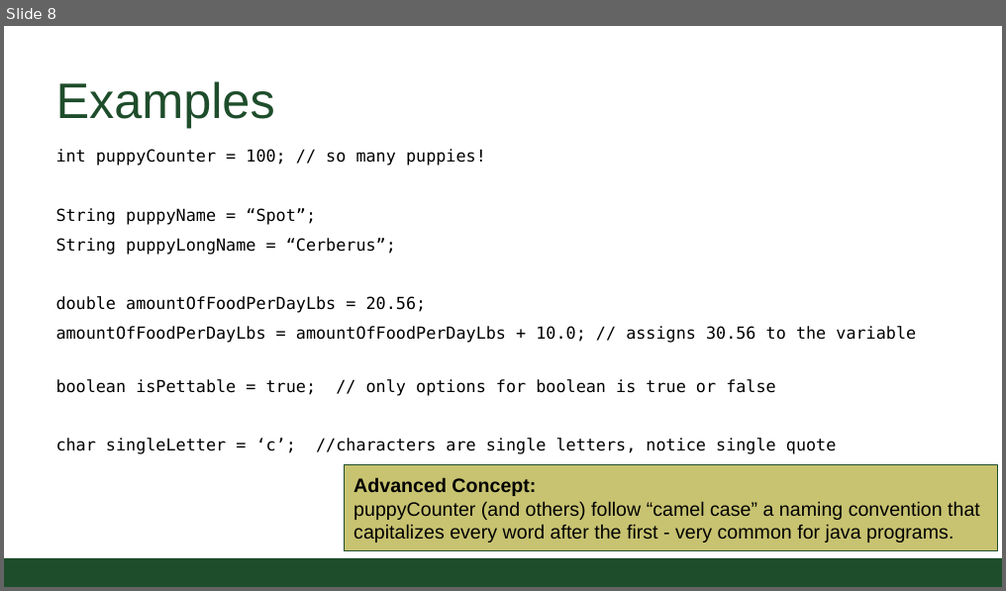
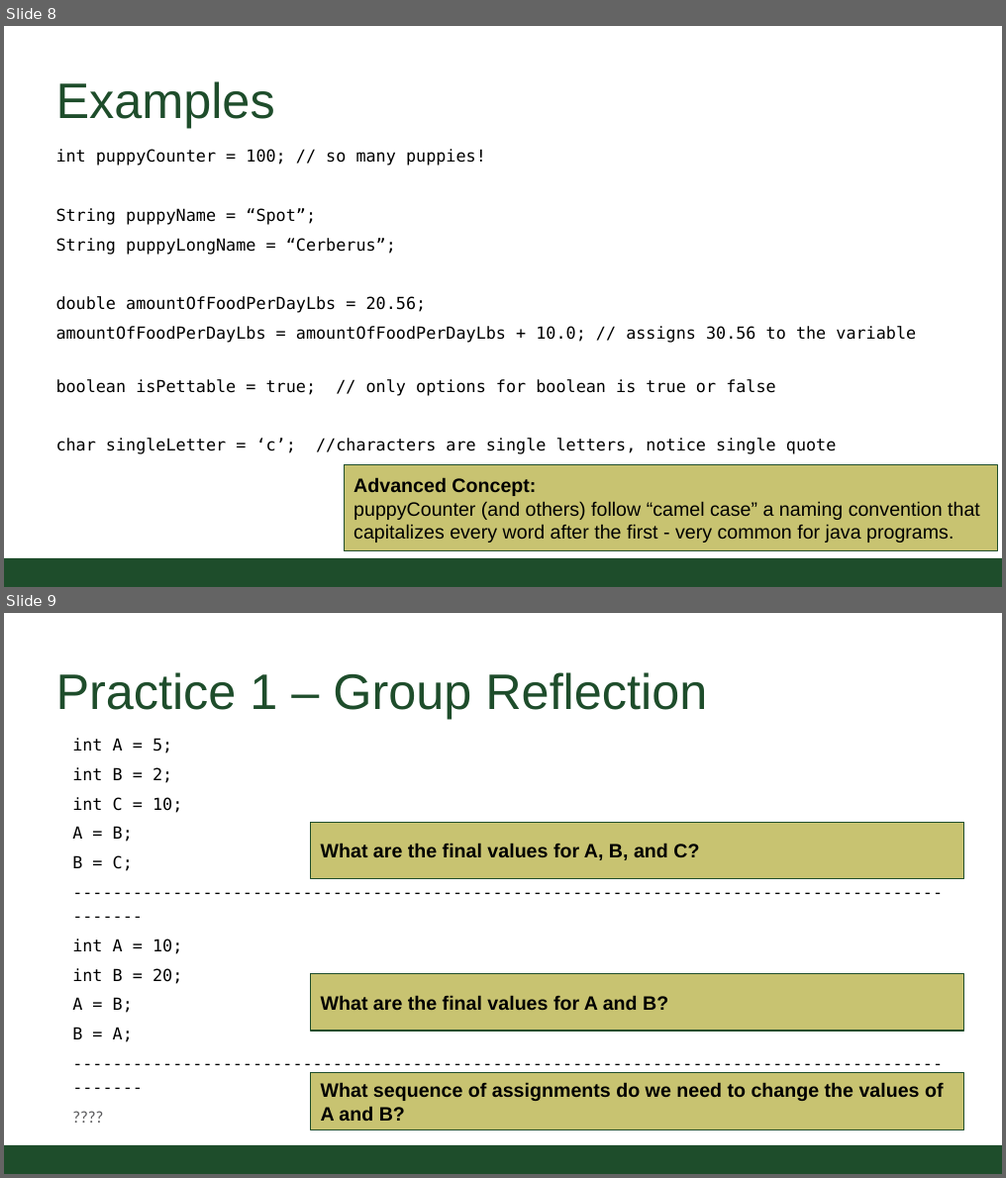
Before and after one commit to CSU-CompSci-CS163-4/Handouts, a slide deck: slides/On-Campus/02_01_Variables.pptx. Shown one above the other, each under a label of ours: slide 8 before the commit, slides 8 and 9 after it. The pictures are 1006x591 and 1006x1178 pixels, drawn with LibreOffice and Linux fonts; fonts in the diff are those of the drawing; background and template pictures are left out. Boxes give left, top, right and bottom in pixels: in the first picture for what was removed or moved away, otherwise in the second. Text is boxed around its words. In the diff, an @@ line names an element or a change of style, - is before the commit and + after.

```diff
--- a/slides/On-Campus/02_01_Variables.pptx
+++ b/slides/On-Campus/02_01_Variables.pptx
@@ slide 9 added at [4, 613, 1002, 1174], background #FFFFFF; not listed: 1 template element that a slide beside it also shows @@
@@ title added at [56, 672, 707, 719], 36 pt, text #1E4D2B @@
+Practice 1 – Group Reflection
@@ text added at [72, 738, 182, 1043], 12 pt, text #000000 @@
+int A = 5;
+int B = 2;
+int C = 10;
+A = B;
+B = C;
+----------------------------------------------------------------------------------------------
+int A = 10;
+int B = 20;
+A = B;
+B = A;
+----------------------------------------------------------------------------------------------
+????
@@ rectangle added at [310, 822, 964, 878], fill #C8C371, outline #1E4D2B 0.75 pt, 14 pt, text #000000, bold @@
+What are the final values for A, B, and C?
@@ rectangle added at [310, 974, 964, 1031], fill #C8C371, outline #1E4D2B 0.75 pt, 14 pt, text #000000, bold @@
+What are the final values for A and B?
@@ rectangle added at [310, 1073, 964, 1130], fill #C8C371, outline #1E4D2B 0.75 pt, 14 pt, text #000000, bold @@
+What sequence of assignments do we need to change the values of A and B?
```
Also in this commit, not shown: 2 slides changed, 1 other slide added.
